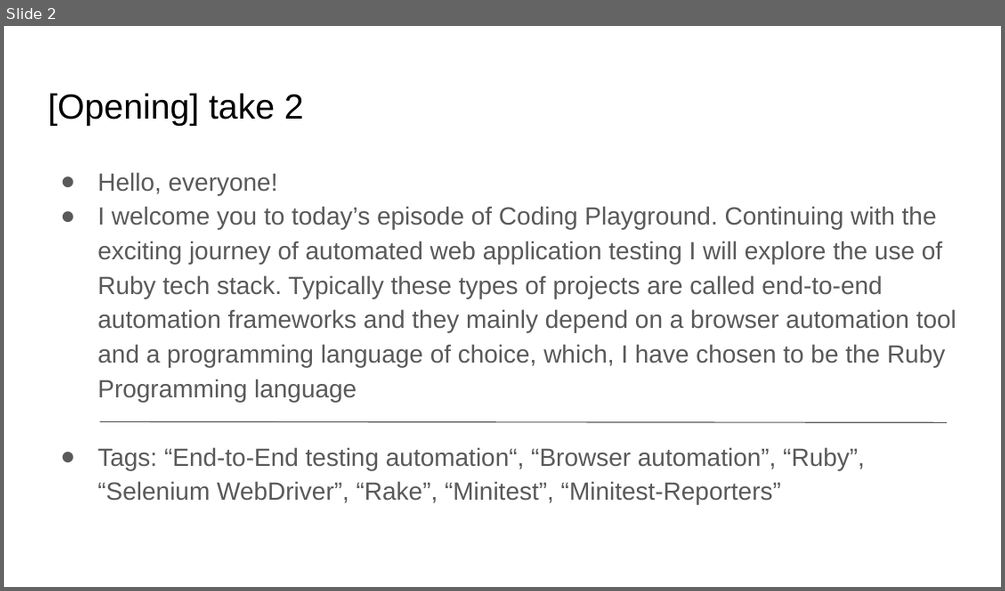
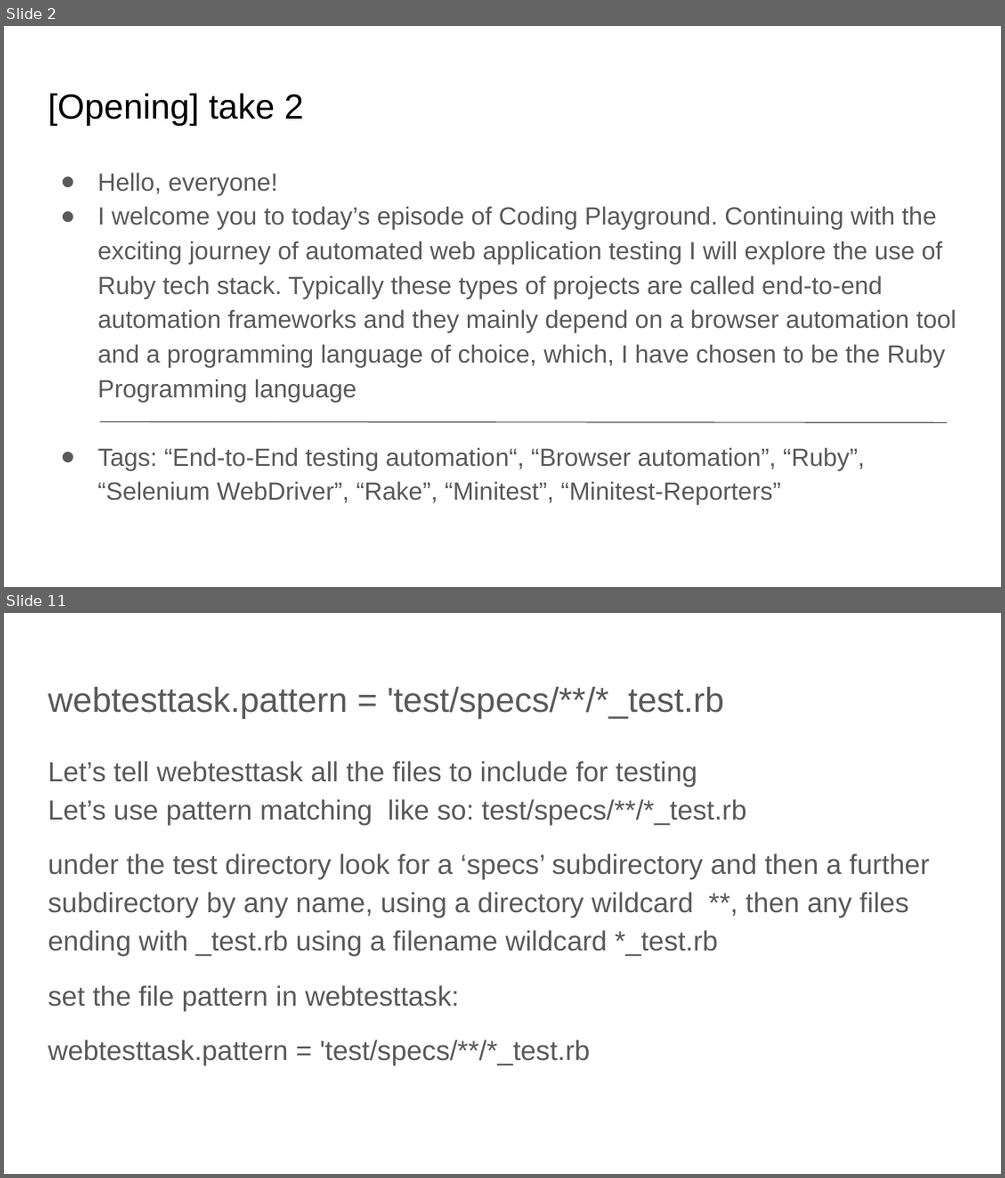
Before and after one commit to fawadmalik/end2EndAutomationWithRubyAndMinitestReport, a slide deck: docs/Web App Testing Automation.pptx. Shown one above the other, each under a label of ours: slide 2 before the commit, slides 2 and 11 after it; the slides between them are not shown. The pictures are 1005x591 and 1005x1178 pixels, drawn with LibreOffice and Linux fonts; fonts in the diff are those of the drawing. Boxes give left, top, right and bottom in pixels: in the first picture for what was removed or moved away, otherwise in the second. Text is boxed around its words. In the diff, an @@ line names an element or a change of style, - is before the commit and + after.

```diff
--- a/docs/Web App Testing Automation.pptx
+++ b/docs/Web App Testing Automation.pptx
@@ slide 11 added at box(4, 613, 1001, 1174), background #FFFFFF @@
@@ title added at box(48, 687, 724, 718), 25 pt, text #595959 @@
+webtesttask.pattern = 'test/specs/**/*_test.rb
@@ text added at box(48, 761, 930, 1066), 20 pt, text #595959 @@
+Let’s tell webtesttask all the files to include for testing
+Let’s use pattern matching like so: test/specs/**/*_test.rb
+under the test directory look for a ‘specs’ subdirectory and then a further subdirectory by any name, using a directory wildcard **, then any files ending with _test.rb using a filename wildcard *_test.rb
+set the file pattern in webtesttask:
+webtesttask.pattern = 'test/specs/**/*_test.rb
```
Also in this commit, not shown: 4 slides changed, 7 other slides added, 4 slides removed, 1 other file.
